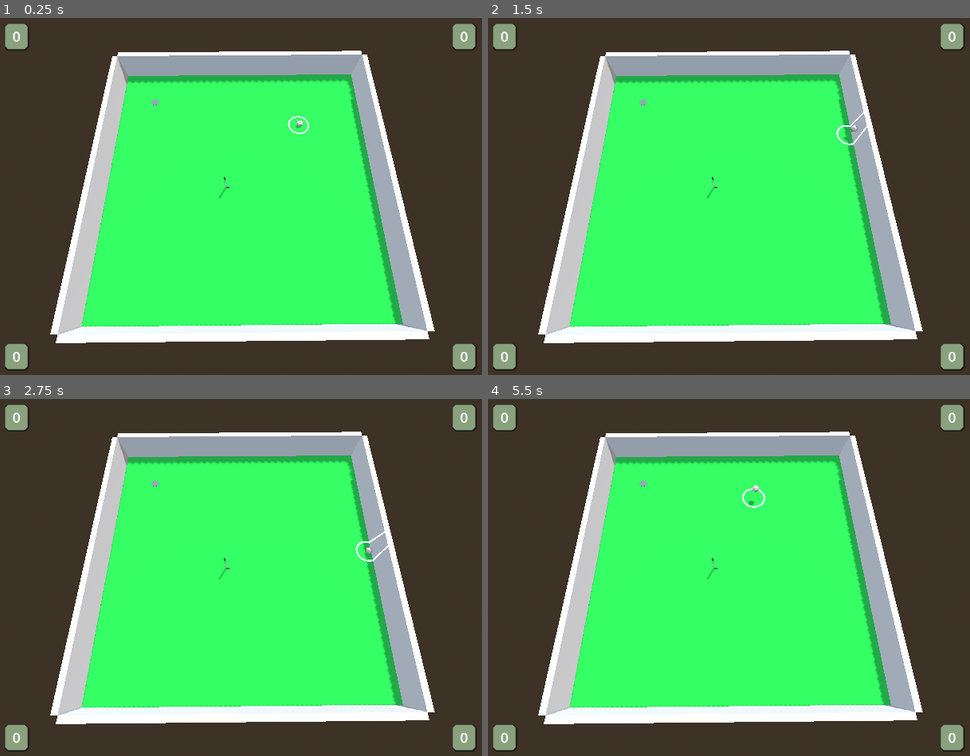
Above: before the commit, frames 1-4 (two rows, left to right).
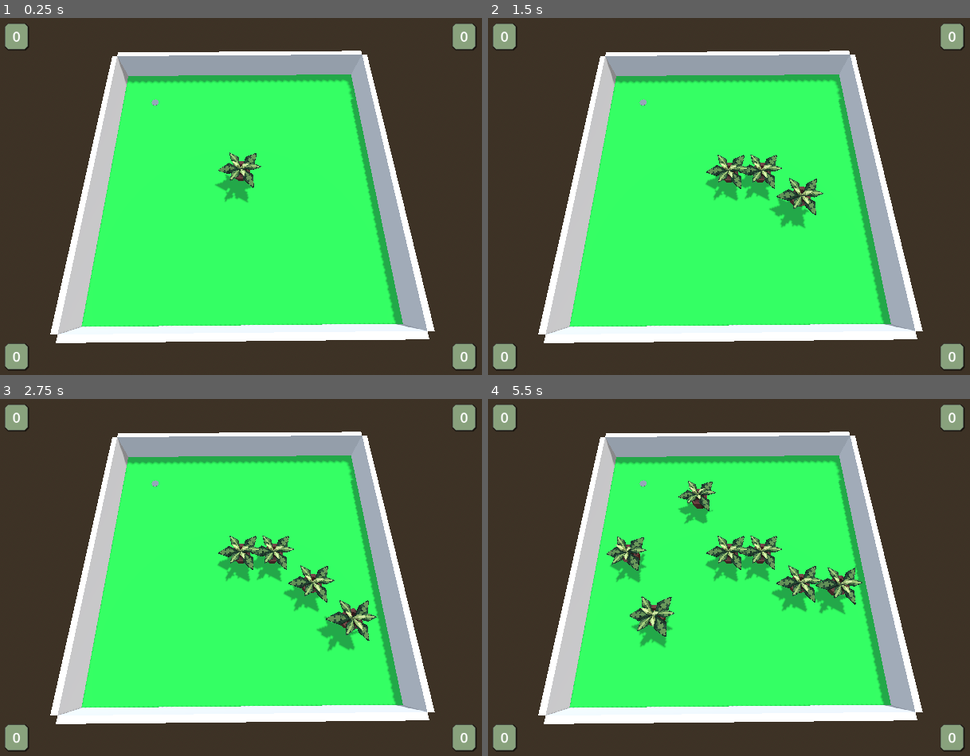
Above: after the commit, the same moments.

Repository: ronincampbell/GDS2Project
Game: Godot game, scene res://maps/test_map.tscn
Two runs of this game, one before a commit and one after it. Both use one fixed random seed, a clock stepped at 60 frames per second and the inputs below. This scene is started directly instead of the project's main scene.
Inputs:
- Up to frame 1 (0.25 s): no input
- Up to frame 2 (1.5 s): tap Enter (ui_accept) at 0.5, 0.77 s; hold Right (ui_right) 0.53-1.28 s; hold Down (ui_down) from 1.28 s (still down)
- Up to frame 3 (2.75 s): tap Enter (ui_accept) at 1.52 s; release Down (ui_down) at 2.03 s; hold Right (ui_right) from 2.03 s (still down)
- Up to frame 4 (5.5 s): release Right (ui_right) at 2.78 s; hold Up (ui_up) 2.78-3.53 s; tap Enter (ui_accept) at 3.02, 3.77, 4.52 s; hold Left (ui_left) 3.53-5.03 s; hold Down (ui_down) from 5.03 s (still down)

The runs differ from the first frame. In frame 1, 0.8% of the frame differs, in the area x 44-65%, y 27-52%; in frame 2, 2.2%; in frame 3, 3.0%; in frame 4, 4.8%, in the area x 24-78%, y 22-70%.

Commit message:
Different game modes (Placing obstacles and playing)
As a player, I want to be able to place props before the game begins so that I can design the course how I want it

Diff:
--- /dev/null
+++ b/CoreObjects/golf_ball.tscn
@@ -0,0 +1,50 @@
+[gd_scene load_steps=4 format=3 uid="uid://cdg1k07bmyk3"]
+
+[ext_resource type="Script" uid="uid://bq1l5kvansjop" path="res://scripts/golf_ball.gd" id="1_m66ne"]
+[ext_resource type="PackedScene" uid="uid://c0ryf1go6lmf7" path="res://models/ball/ball.gltf" id="2_d73nu"]
+
+[sub_resource type="SphereShape3D" id="SphereShape3D_bdpbv"]
+radius = 0.13
+
+[node name="GolfBall" type="RigidBody3D"]
+can_sleep = false
+angular_damp = 3.0
+script = ExtResource("1_m66ne")
+
+[node name="blockbench_export" parent="." instance=ExtResource("2_d73nu")]
+transform = Transform3D(2, 0, 0, 0, 2, 0, 0, 0, 2, 0, 0, 0)
+
+[node name="CollisionShape3D" type="CollisionShape3D" parent="."]
+shape = SubResource("SphereShape3D_bdpbv")
+
+[node name="RemoteTransform3D" type="RemoteTransform3D" parent="."]
+remote_path = NodePath("../NoRotatePivot")
+update_rotation = false
+update_scale = false
+
+[node name="NoRotatePivot" type="Node3D" parent="."]
+transform = Transform3D(1, 0, 0, 0, 1, 0, 0, 0, 1, 2.41401, 0.667923, -2.318)
+top_level = true
+
+[node name="SpotLight3D" type="SpotLight3D" parent="NoRotatePivot"]
+transform = Transform3D(1, 0, 0, 0, -4.37114e-08, 1, 0, -1, -4.37114e-08, -0.0125139, 4.0503, -0.0223432)
+light_energy = 50.0
+light_indirect_energy = 0.0
+light_specular = 0.0
+distance_fade_begin = 3.0
+distance_fade_length = 2.0
+spot_range = 10.0
+spot_angle = 6.0
+spot_angle_attenuation = 0.000211122
+
+[node name="SpotLight3D2" type="SpotLight3D" parent="NoRotatePivot"]
+transform = Transform3D(1, 0, 0, 0, -4.37114e-08, 1, 0, -1, -4.37114e-08, -0.0125139, 4.0503, -0.0223432)
+light_energy = 50.0
+light_indirect_energy = 0.0
+light_negative = true
+light_specular = 0.0
+distance_fade_begin = 3.0
+distance_fade_length = 2.0
+spot_range = 10.0
+spot_angle = 5.0
+spot_angle_attenuation = 0.000211122
--- /dev/null
+++ b/CoreObjects/golf_club.tscn
@@ -0,0 +1,25 @@
+[gd_scene load_steps=4 format=3 uid="uid://bvydfpu48xmpi"]
+
+[ext_resource type="PackedScene" uid="uid://dssnjv438vn22" path="res://models/golf_club/golfClub.gltf" id="1_5f8sv"]
+
+[sub_resource type="BoxShape3D" id="BoxShape3D_fn2sa"]
+size = Vector3(0.150024, 0.0774536, 0.029541)
+
+[sub_resource type="BoxShape3D" id="BoxShape3D_57l66"]
+size = Vector3(0.0316162, 0.931752, 0.03125)
+
+[node name="GolfClub" type="RigidBody3D"]
+axis_lock_linear_y = true
+axis_lock_angular_x = true
+axis_lock_angular_y = true
+axis_lock_angular_z = true
+
+[node name="blockbench_export2" parent="." instance=ExtResource("1_5f8sv")]
+
+[node name="CollisionShape3D" type="CollisionShape3D" parent="."]
+transform = Transform3D(1, 0, 0, 0, 1, 0, 0, 0, 1, 0.0623169, -0.025238, 0)
+shape = SubResource("BoxShape3D_fn2sa")
+
+[node name="CollisionShape3D2" type="CollisionShape3D" parent="."]
+transform = Transform3D(1, 0, 0, 0, 1, 0, 0, 0, 1, 4.57764e-05, 0.477915, 0)
+shape = SubResource("BoxShape3D_57l66")
--- a/maps/test_map.tscn
+++ b/maps/test_map.tscn
@@ -1,9 +1,6 @@
-[gd_scene load_steps=19 format=3 uid="uid://kf5auj8ixedm"]
+[gd_scene load_steps=13 format=3 uid="uid://kf5auj8ixedm"]
 
-[ext_resource type="Script" uid="uid://bq1l5kvansjop" path="res://scripts/golf_ball.gd" id="1_42yok"]
 [ext_resource type="Script" uid="uid://ctif1aiftooxf" path="res://scripts/game_manager.gd" id="1_cabd0"]
-[ext_resource type="PackedScene" uid="uid://c0ryf1go6lmf7" path="res://models/ball/ball.gltf" id="1_pwco0"]
-[ext_resource type="PackedScene" uid="uid://dssnjv438vn22" path="res://models/golf_club/golfClub.gltf" id="3_cabd0"]
 
 [sub_resource type="ProceduralSkyMaterial" id="ProceduralSkyMaterial_pwco0"]
 sky_horizon_color = Color(0.662243, 0.671743, 0.686743, 1)
@@ -34,27 +31,17 @@
 [sub_resource type="BoxMesh" id="BoxMesh_p21b5"]
 size = Vector3(10, 1, 0.2)
 
-[sub_resource type="SphereShape3D" id="SphereShape3D_bdpbv"]
-radius = 0.13
-
-[sub_resource type="BoxShape3D" id="BoxShape3D_fn2sa"]
-size = Vector3(0.150024, 0.0774536, 0.029541)
-
-[sub_resource type="BoxShape3D" id="BoxShape3D_57l66"]
-size = Vector3(0.0316162, 0.931752, 0.03125)
-
-[sub_resource type="CylinderMesh" id="CylinderMesh_k1jtb"]
+[sub_resource type="CylinderMesh" id="CylinderMesh_6slyc"]
 top_radius = 0.15
 bottom_radius = 0.15
 height = 0.1
 
-[sub_resource type="CylinderShape3D" id="CylinderShape3D_pbr4s"]
+[sub_resource type="CylinderShape3D" id="CylinderShape3D_b71ab"]
 height = 0.1
 radius = 0.15
 
 [node name="TestMap" type="Node3D"]
 script = ExtResource("1_cabd0")
-mode = "playing"
 
 [node name="WorldEnvironment" type="WorldEnvironment" parent="."]
 environment = SubResource("Environment_cabd0")
@@ -117,78 +104,17 @@
 material_override = SubResource("StandardMaterial3D_pwco0")
 mesh = SubResource("BoxMesh_p21b5")
 
-[node name="GolfBall" type="RigidBody3D" parent="."]
-transform = Transform3D(1, 0, 0, 0, 1, 0, 0, 0, 1, 2.41401, 0.667923, -2.318)
-can_sleep = false
-angular_damp = 3.0
-script = ExtResource("1_42yok")
-
-[node name="blockbench_export" parent="GolfBall" instance=ExtResource("1_pwco0")]
-transform = Transform3D(2, 0, 0, 0, 2, 0, 0, 0, 2, 0, 0, 0)
-
-[node name="CollisionShape3D" type="CollisionShape3D" parent="GolfBall"]
-shape = SubResource("SphereShape3D_bdpbv")
-
-[node name="RemoteTransform3D" type="RemoteTransform3D" parent="GolfBall"]
-remote_path = NodePath("../NoRotatePivot")
-update_rotation = false
-update_scale = false
-
-[node name="NoRotatePivot" type="Node3D" parent="GolfBall"]
-transform = Transform3D(1, 0, 0, 0, 1, 0, 0, 0, 1, 2.41401, 0.667923, -2.318)
-top_level = true
-
-[node name="SpotLight3D" type="SpotLight3D" parent="GolfBall/NoRotatePivot"]
-transform = Transform3D(1, 0, 0, 0, -4.37114e-08, 1, 0, -1, -4.37114e-08, -0.0125139, 4.0503, -0.0223432)
-light_energy = 50.0
-light_indirect_energy = 0.0
-light_specular = 0.0
-distance_fade_begin = 3.0
-distance_fade_length = 2.0
-spot_range = 10.0
-spot_angle = 6.0
-spot_angle_attenuation = 0.000211122
-
-[node name="SpotLight3D2" type="SpotLight3D" parent="GolfBall/NoRotatePivot"]
-transform = Transform3D(1, 0, 0, 0, -4.37114e-08, 1, 0, -1, -4.37114e-08, -0.0125139, 4.0503, -0.0223432)
-light_energy = 50.0
-light_indirect_energy = 0.0
-light_negative = true
-light_specular = 0.0
-distance_fade_begin = 3.0
-distance_fade_length = 2.0
-spot_range = 10.0
-spot_angle = 5.0
-spot_angle_attenuation = 0.000211122
-
-[node name="GolfClub" type="RigidBody3D" parent="."]
-transform = Transform3D(1, 0, 0, 0, 1, 0, 0, 0, 1, -0.560061, 0.576572, 0.41229)
-axis_lock_linear_y = true
-axis_lock_angular_x = true
-axis_lock_angular_y = true
-axis_lock_angular_z = true
-
-[node name="blockbench_export2" parent="GolfClub" instance=ExtResource("3_cabd0")]
-
-[node name="CollisionShape3D" type="CollisionShape3D" parent="GolfClub"]
-transform = Transform3D(1, 0, 0, 0, 1, 0, 0, 0, 1, 0.0623169, -0.025238, 0)
-shape = SubResource("BoxShape3D_fn2sa")
-
-[node name="CollisionShape3D2" type="CollisionShape3D" parent="GolfClub"]
-transform = Transform3D(1, 0, 0, 0, 1, 0, 0, 0, 1, 4.57764e-05, 0.477915, 0)
-shape = SubResource("BoxShape3D_57l66")
-
 [node name="Camera3D" type="Camera3D" parent="."]
 transform = Transform3D(0.999962, 0.00822742, -0.00279283, 0, 0.321439, 0.94693, 0.00868852, -0.946894, 0.321427, -0.0595335, 8.65543, 3.52912)
 
 [node name="GolfHole" type="MeshInstance3D" parent="."]
 transform = Transform3D(1, 0, 0, 0, 1, 0, 0, 0, 1, -3.63002, 0.473131, -3.51914)
-mesh = SubResource("CylinderMesh_k1jtb")
+mesh = SubResource("CylinderMesh_6slyc")
 skeleton = NodePath("")
 
 [node name="Area3D" type="Area3D" parent="GolfHole"]
 
 [node name="CollisionShape3D" type="CollisionShape3D" parent="GolfHole/Area3D"]
-shape = SubResource("CylinderShape3D_pbr4s")
+shape = SubResource("CylinderShape3D_b71ab")
 
 [connection signal="body_entered" from="GolfHole/Area3D" to="." method="_on_golf_hole_entered"]
--- a/scripts/Props/prop_preview.gd
+++ b/scripts/Props/prop_preview.gd
@@ -11,11 +11,15 @@
 
 func _physics_process(delta: float) -> void:
 
+	if get_parent().mode == "playing":
+		queue_free()
+
 	if Input.is_action_just_pressed("ui_accept") and in_area < 1:
 		place_prop()
 
 	_move_prop(delta)
 	_rotate_prop(delta)
+
 
 func _move_prop(delta: float) -> void:
 	if !downward_raycasts.is_empty():
@@ -71,10 +75,10 @@
 	model.rotation += _rotate
 
 
-func _on_body_entered(body: Node3D) -> void:
+func _on_body_entered(_body: Node3D) -> void:
 	in_area += 1
 	print_debug("in_area: " + str(in_area))
 
-func _on_body_exited(body: Node3D) -> void:
+func _on_body_exited(_body: Node3D) -> void:
 	in_area -= 1
 	print_debug("in_area: " + str(in_area))
--- a/scripts/game_manager.gd
+++ b/scripts/game_manager.gd
@@ -2,12 +2,14 @@
 
 var score : int = 0
 
-@export var mode : String = "obstacle placing"
+var mode : String = "obstacle placing"
 var obstacle_placing_timer : float = 0
-var obstacle_placing_time : float = 30
+var obstacle_placing_time : float = 10
 var player1_obstacle_in_scene : bool = false
 
-var prop_preview: PackedScene = preload("res://Props/Previews/prop_plant_preview.tscn")
+const prop_preview: PackedScene = preload("res://Props/Previews/prop_plant_preview.tscn")
+const golf_ball: PackedScene = preload("res://CoreObjects/golf_ball.tscn")
+const golf_club: PackedScene = preload("res://CoreObjects/golf_club.tscn")
 
 func _physics_process(delta: float) -> void:
 	if mode == "obstacle placing":
@@ -15,9 +17,13 @@
 
 		if obstacle_placing_timer > obstacle_placing_time:
 			mode = "playing"
+			_place_object(golf_ball, Vector3(2.4, 0.7, -2.3))
+			_place_object(golf_club, Vector3(-0.6, 0.6, 0.4))
+			print_debug("Objects placed")
 
 		if !player1_obstacle_in_scene:
-			_place_prop_preview()
+			_place_object(prop_preview, Vector3(0, 1.2, 0))
+			player1_obstacle_in_scene = true
 
 func _on_golf_hole_entered(body: Node3D) -> void:
 	if body.name == "GolfBall":
@@ -25,13 +31,13 @@
 		score += 1
 		Hud.update_score(0, score)
 		if(score >= 3):
+			body.queue_free()
 			print_debug("Game won!")
 
-func _place_prop_preview() -> void:
-	var new_prop = prop_preview.instantiate()
-	new_prop.position = Vector3(0, 1.2, 0)
-	add_child(new_prop)
-	player1_obstacle_in_scene = true
+func _place_object(object: PackedScene, pos: Vector3) -> void:
+	var new_object = object.instantiate()
+	new_object.position = pos
+	add_child(new_object)
 
 func prop_placed() -> void:
 	player1_obstacle_in_scene = false
